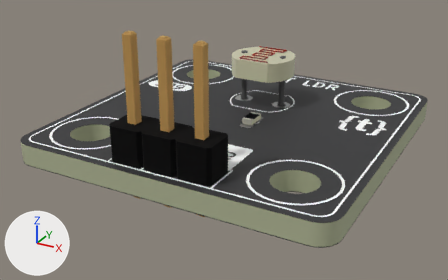
What one commit did to the glTF model assets/img/kit/s29.glb.
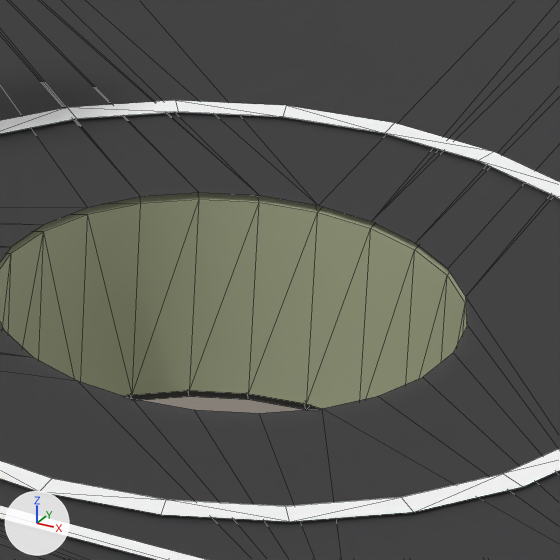
The first picture shows the older version from a camera (50 mm lens) standing at (0.1326, -0.152, 0.0193) and looking at (0.1118, -0.1141, 0.0004). The close-ups show the older and then the newer version on the part from 60% to 74% of the width and 53% to 75% of the height of that picture. Only the edits that show in the close-ups are written down. Lighting does not change. The marker at lower left points along +X, +Y and +Z. The close-ups show mesh edges as thin lines. Where no turn or scale is listed for an object, it has been applied to the vertices. Vertices at exactly the same position are counted once.

In view in the first close-up: '=>[0:1:1:10]', '=>[0:1:1:6]', '=>[0:1:1:8]', '=>[0:1:1:9]'.
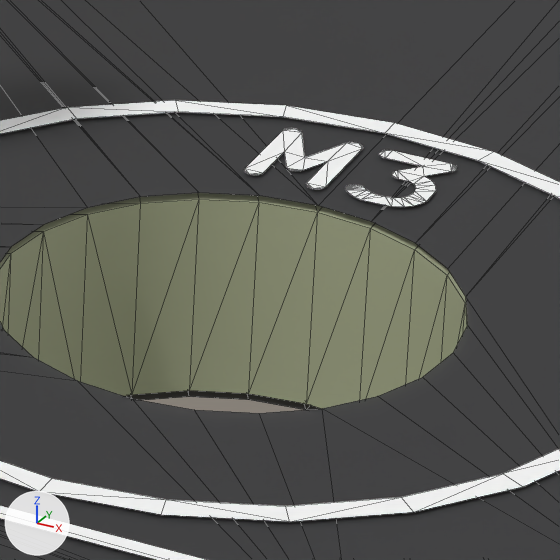
Pixel boxes (x1, y1, x2, y2) of what changed, in the close-ups (560 x 560 px):
```json
{"part": 1, "of": "me_photoresistor_silkscreen", "change": "added", "after": [345, 150, 457, 207]}
{"part": 2, "of": "me_photoresistor_silkscreen", "change": "added", "after": [244, 128, 363, 189]}
```

Edits to the scene script, one JSON object a line:
```json
{"block": "me_photoresistor_silkscreen", "where": "# used by ob_0_1_1_6; location = (0.0, 0.0, 0.0)"}
{"op": "remove", "block": "me_photoresistor_silkscreen", "code": "me_photoresistor_silkscreen.from_pydata(...)  # 1630 vertices, 1622 faces; spans x 0.1005..0.1235, y -0.1235..-0.1005, z 0.0016"}
{"op": "add", "block": "me_photoresistor_silkscreen", "code": "me_photoresistor_silkscreen.from_pydata(...)  # 2190 vertices, 2166 faces; spans x 0.1005..0.1235, y -0.1235..-0.1005, z 0.0016"}
{"block": "me_photoresistor_silkscreen", "change": "me_photoresistor_silkscreen part 1: a new loose piece of 75 vertices spanning x 0.1201..0.1207, y -0.1182..-0.1174, z 0.0016, in mat_mat_8 (white #fbfbfb)"}
{"block": "me_photoresistor_silkscreen", "change": "me_photoresistor_silkscreen part 2: a new loose piece of 65 vertices spanning x 0.1193..0.12, y -0.1182..-0.1174, z 0.0016, in mat_mat_8 (white #fbfbfb)"}
{"block": "me_photoresistor_silkscreen", "change": "other edits to the shape of me_photoresistor_silkscreen do not show in these pictures"}
```
